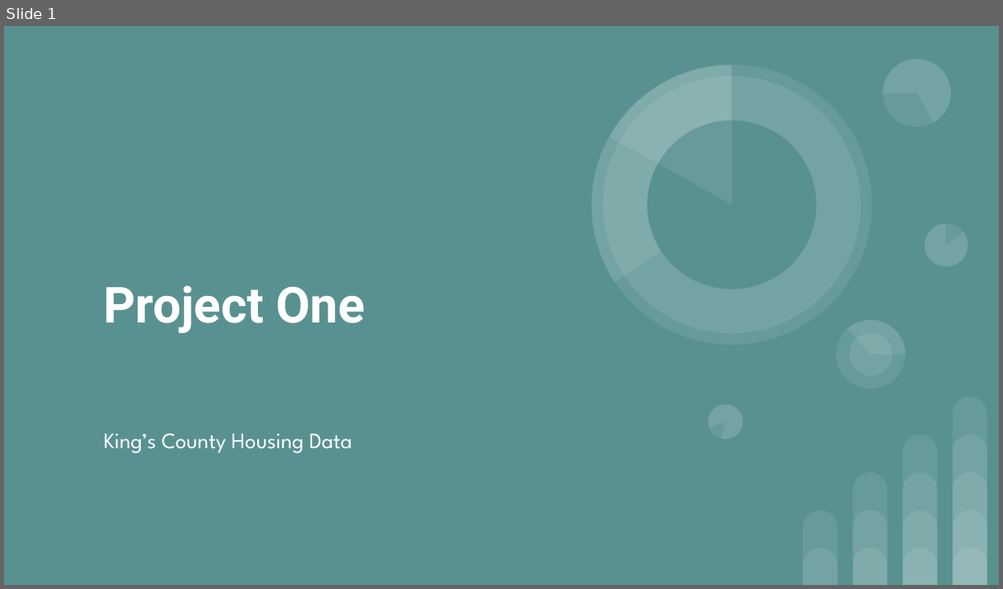
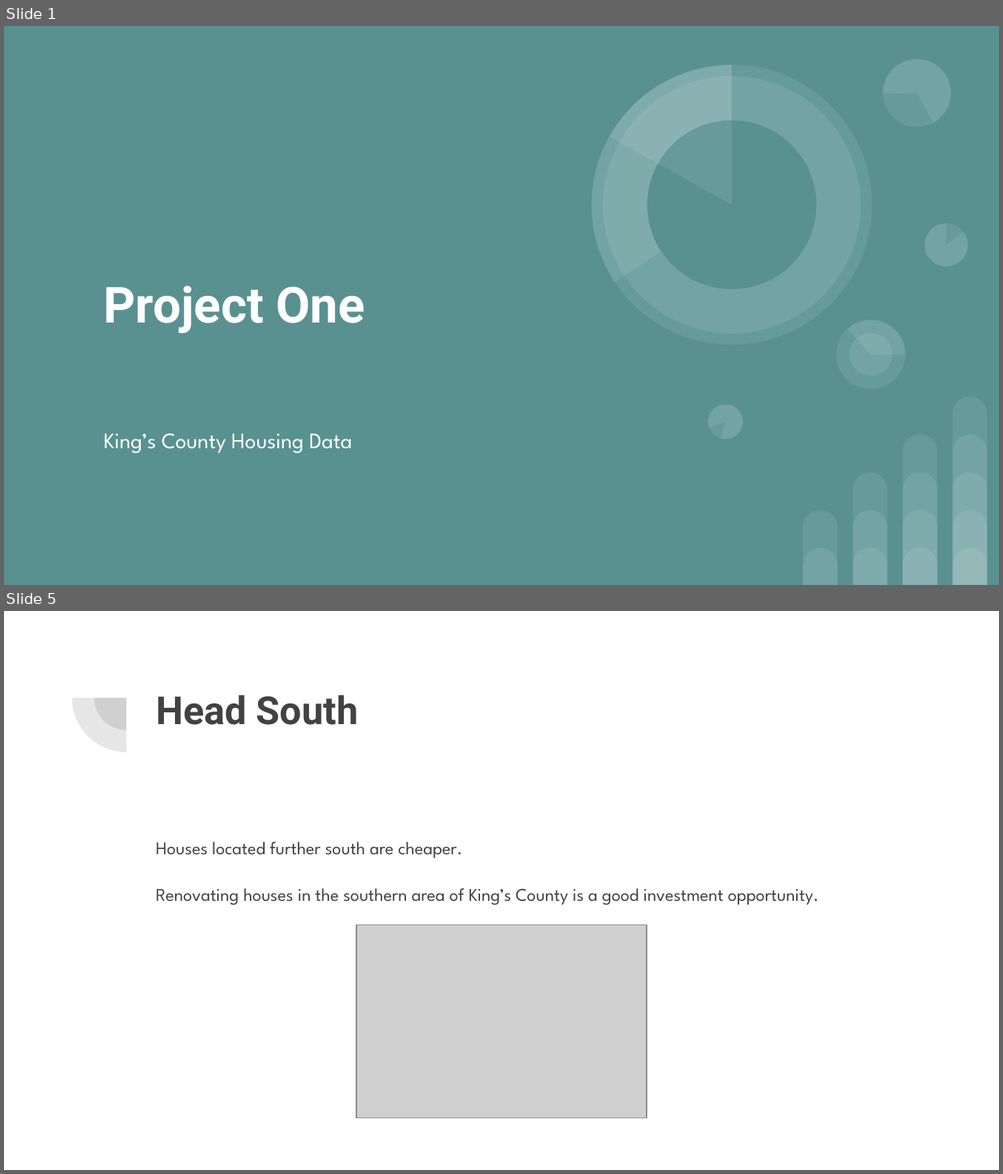
Before and after one commit to learn-co-students/dsc-1-final-project-online-ds-pt-100118, a slide deck: Project One.pptx. Shown one above the other, each under a label of ours: slide 1 before the commit, slides 1 and 5 after it; the slides between them are not shown. The pictures are 1003x589 and 1003x1174 pixels, drawn with LibreOffice and Linux fonts; fonts in the diff are those of the drawing; grey boxes stand for pictures. Boxes give left, top, right and bottom in pixels: in the first picture for what was removed or moved away, otherwise in the second. Text is boxed around its words. In the diff, an @@ line names an element or a change of style, - is before the commit and + after.

```diff
--- a/Project One.pptx
+++ b/Project One.pptx
@@ slide 5 added at <box>4,611,999,1170</box>, background #FFFFFF @@
@@ pie slice (boxed as its full ellipse) added at <box>71,644,180,752</box>, fill #424242 at 13% opacity @@
@@ pie slice (boxed as its full ellipse) added at <box>94,666,159,730</box>, fill #424242 at 13% opacity @@
@@ title added at <box>156,695,358,725</box>, 28 pt, text #424242, bold @@
+Head South
@@ text added at <box>156,842,819,906</box>, 13 pt, text #424242 @@
+Houses located further south are cheaper.
+Renovating houses in the southern area of King’s County is a good investment opportunity.
@@ picture added at <box>356,925,646,1118</box> @@
```
Also in this commit, not shown: 5 other slides added, 11 slides removed, 1 other file.
